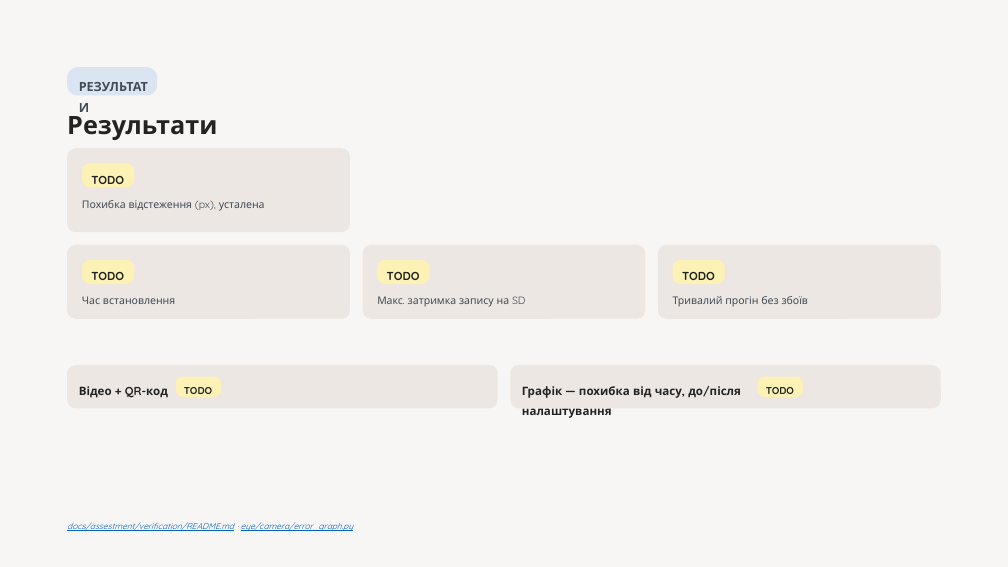
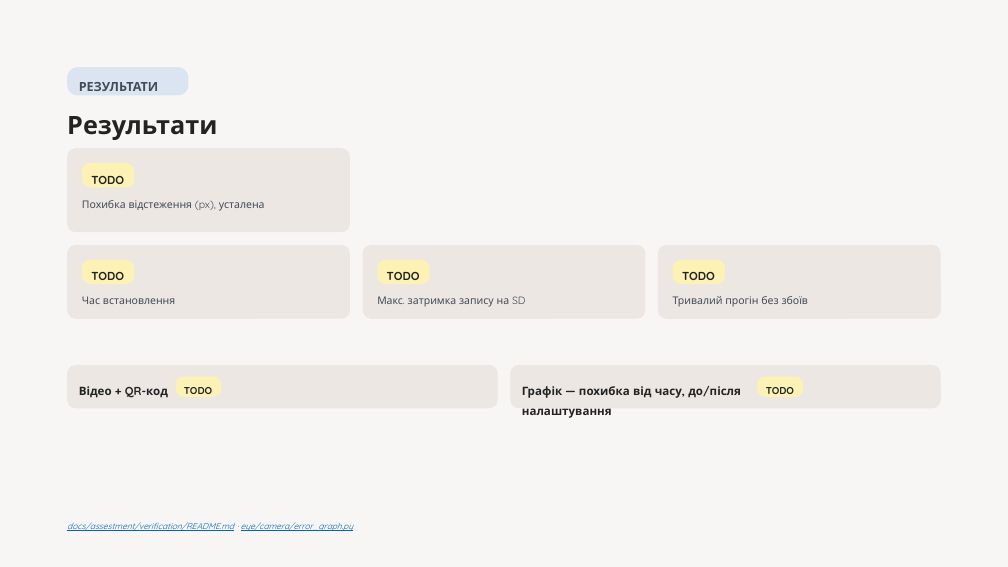
Before and after one commit to melnikvitaly/workshops, a slide deck: slide 12 of workshop-7-final_project/docs/assestment/presentation/Laser Gimbal with Camera Tracking on ESP32-S3.pptx. Drawn at 1008x567 pixels with LibreOffice and Linux fonts; fonts in the diff are those of the drawing. Boxes give left, top, right and bottom in pixels: in the first picture for what was removed or moved away, otherwise in the second. Text is boxed around its words. In the diff, an @@ line names an element or a change of style, - is before the commit and + after.

```diff
--- a/workshop-7-final_project/docs/assestment/presentation/Laser Gimbal with Camera Tracking on ESP32-S3.pptx
+++ b/workshop-7-final_project/docs/assestment/presentation/Laser Gimbal with Camera Tracking on ESP32-S3.pptx
@@ rounded rectangle: place and size @@
-rounded rectangle at (67, 67, 157, 95)
+rounded rectangle at (67, 67, 188, 95)
@@ text "РЕЗУЛЬТАТИ" rewrapped from (67, 110, 217, 140) to (79, 82, 159, 91) @@
```
Also in this commit, not shown: 7 other slides changed, 8 other files.
